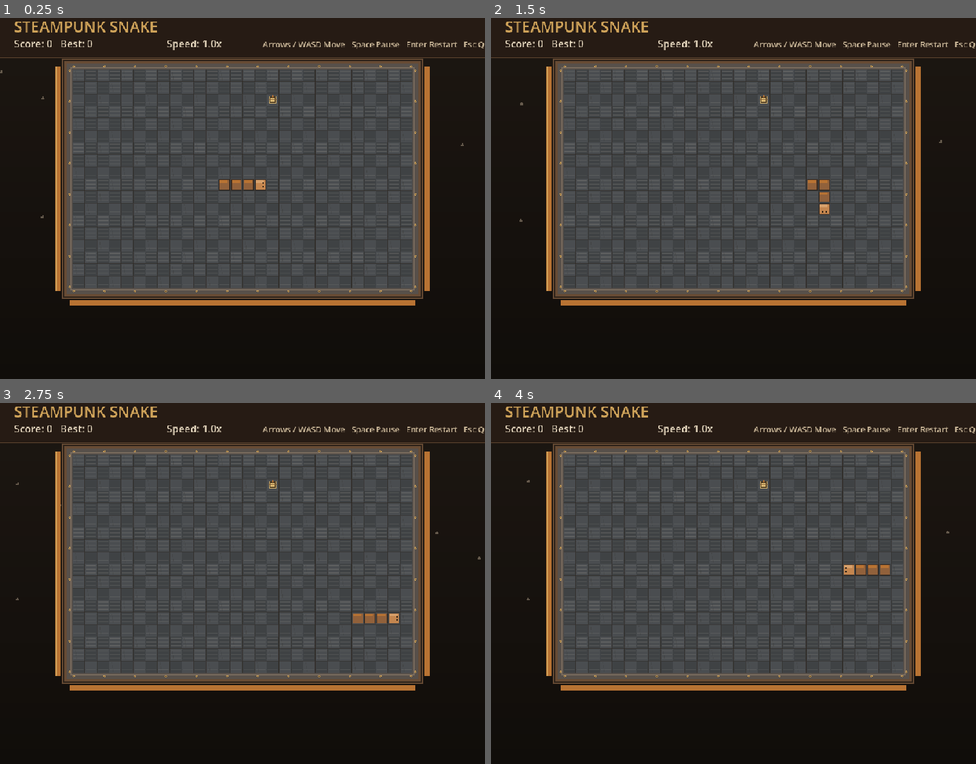
Above: before the commit, frames 1-4 (two rows, left to right).
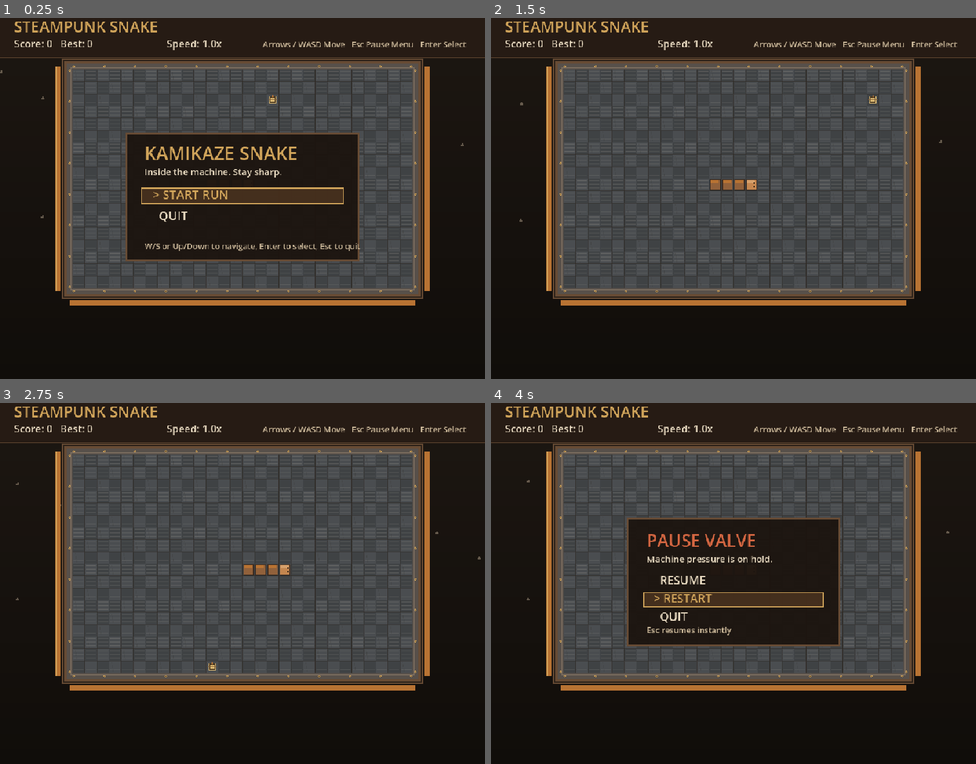
Above: after the commit, the same moments.

Repository: weitero/deja-brew
Game: Godot game, scene res://scenes/levels/snake_game.tscn
The game is run twice, just before and just after one commit, with the same random seed, the same clock (stepped at 60 frames per second) and the same inputs.
Inputs:
- Up to frame 1 (0.25 s): no input
- Up to frame 2 (1.5 s): tap Enter at 0.5, 0.6 s; hold Right (ui_right) 0.53-1.28 s; tap Space at 0.77, 1.07 s; tap Keypad Enter at 0.8, 1.35 s; hold Down (ui_down) from 1.28 s (still down)
- Up to frame 3 (2.75 s): tap Space at 1.52, 1.55, 1.82, 2.1 s; release Down (ui_down) at 2.03 s; hold Right (ui_right) from 2.03 s (still down); tap Enter at 2.3 s
- Up to frame 4 (4 s): release Right (ui_right) at 2.78 s; hold Up (ui_up) 2.78-3.53 s; tap Enter at 2.85 s; tap Space at 3.02, 3.32, 3.77, 3.8 s; tap Keypad Enter at 3.05, 3.6 s; hold Left (ui_left) from 3.53 s (still down)

The runs differ from the first frame. In frame 1, 17% of the frame differs, in the area x 25-100%, y 6-68%; in frame 2, 0.8%; in frame 3, 0.8%; in frame 4, 16%.

Commit message:
feat: implement game state management with menus and pause functionality

Diff:
--- a/scripts/systems/snake_game.gd
+++ b/scripts/systems/snake_game.gd
@@ -44,6 +44,19 @@
 var time_alive := 0.0
 var hud_font: Font
 
+enum GameState {
+	START_MENU,
+	PLAYING,
+	PAUSED,
+	GAME_OVER
+}
+
+var game_state: GameState = GameState.START_MENU
+var start_menu_index := 0
+var pause_menu_index := 0
+var start_menu_options := ["START RUN", "QUIT"]
+var pause_menu_options := ["RESUME", "RESTART", "QUIT"]
+
 func _ready() -> void:
 	rng.randomize()
 	hud_font = ThemeDB.fallback_font
@@ -57,6 +70,7 @@
 	set_process(true)
 	set_physics_process(true)
 	start_new_run()
+	game_state = GameState.START_MENU
 
 func start_new_run() -> void:
 	score = 0
@@ -78,6 +92,28 @@
 	spawn_food()
 	queue_redraw()
 
+func set_pause_state(paused: bool) -> void:
+	is_paused = paused
+	game_state = GameState.PAUSED if paused else GameState.PLAYING
+	queue_redraw()
+
+func activate_start_option() -> void:
+	if start_menu_index == 0:
+		start_new_run()
+		game_state = GameState.PLAYING
+	else:
+		get_tree().quit()
+
+func activate_pause_option() -> void:
+	match pause_menu_index:
+		0:
+			set_pause_state(false)
+		1:
+			start_new_run()
+			game_state = GameState.PLAYING
+		2:
+			get_tree().quit()
+
 func spawn_food() -> void:
 	var occupied := {}
 	for segment in snake:
@@ -90,18 +126,62 @@
 			return
 
 func _unhandled_input(event: InputEvent) -> void:
-	if event.is_action_pressed("ui_cancel"):
-		get_tree().quit()
-
 	if event is InputEventKey and event.pressed and not event.echo:
 		var key_event := event as InputEventKey
 
-		if key_event.keycode == KEY_SPACE and not game_over:
-			is_paused = not is_paused
-
-		if key_event.keycode == KEY_ENTER or key_event.keycode == KEY_KP_ENTER:
-			if game_over:
+		if game_state == GameState.START_MENU:
+			if key_event.keycode == KEY_UP or key_event.keycode == KEY_W:
+				start_menu_index = posmod(start_menu_index - 1, start_menu_options.size())
+				queue_redraw()
+				return
+			if key_event.keycode == KEY_DOWN or key_event.keycode == KEY_S:
+				start_menu_index = posmod(start_menu_index + 1, start_menu_options.size())
+				queue_redraw()
+				return
+			if key_event.keycode == KEY_ENTER or key_event.keycode == KEY_KP_ENTER:
+				activate_start_option()
+				return
+
+		if key_event.keycode == KEY_ESCAPE:
+			if game_state == GameState.PLAYING:
+				pause_menu_index = 0
+				set_pause_state(true)
+				return
+			elif game_state == GameState.PAUSED:
+				set_pause_state(false)
+				return
+			elif game_state == GameState.START_MENU:
+				get_tree().quit()
+				return
+
+		if game_state == GameState.PAUSED:
+			if key_event.keycode == KEY_UP or key_event.keycode == KEY_W:
+				pause_menu_index = posmod(pause_menu_index - 1, pause_menu_options.size())
+				queue_redraw()
+				return
+			if key_event.keycode == KEY_DOWN or key_event.keycode == KEY_S:
+				pause_menu_index = posmod(pause_menu_index + 1, pause_menu_options.size())
+				queue_redraw()
+				return
+			if key_event.keycode == KEY_ENTER or key_event.keycode == KEY_KP_ENTER:
+				activate_pause_option()
+				return
+
+		if game_state == GameState.GAME_OVER:
+			if key_event.keycode == KEY_ENTER or key_event.keycode == KEY_KP_ENTER:
 				start_new_run()
+				game_state = GameState.PLAYING
+				return
+			if key_event.keycode == KEY_ESCAPE:
+				game_state = GameState.START_MENU
+				return
+
+		if key_event.keycode == KEY_SPACE and game_state == GameState.PLAYING:
+			set_pause_state(true)
+			return
+
+		if game_state != GameState.PLAYING:
+			return
 
 		if key_event.keycode == KEY_W:
 			try_set_direction(Vector2i.UP)
@@ -112,6 +192,9 @@
 		elif key_event.keycode == KEY_D:
 			try_set_direction(Vector2i.RIGHT)
 
+	if game_state != GameState.PLAYING:
+		return
+
 	if event.is_action_pressed("ui_up"):
 		try_set_direction(Vector2i.UP)
 	elif event.is_action_pressed("ui_down"):
@@ -129,7 +212,7 @@
 	next_direction = candidate
 
 func _physics_process(delta: float) -> void:
-	if game_over or is_paused:
+	if game_state != GameState.PLAYING:
 		return
 
 	time_alive += delta
@@ -166,6 +249,7 @@
 
 func trigger_game_over() -> void:
 	game_over = true
+	game_state = GameState.GAME_OVER
 	best_score = max(best_score, score)
 	queue_redraw()
 
@@ -323,14 +407,61 @@
 	var speed_text := "Speed: %.1fx" % (0.13 / move_interval)
 	draw_string(hud_font, Vector2(330, 64), speed_text, HORIZONTAL_ALIGNMENT_LEFT, -1, 20, COLOR_TEXT)
 
-	var controls := "Arrows / WASD Move   Space Pause   Enter Restart   Esc Quit"
+	var controls := "Arrows / WASD Move   Esc Pause Menu   Enter Select"
 	draw_string(hud_font, Vector2(520, 64), controls, HORIZONTAL_ALIGNMENT_LEFT, -1, 16, Color("ccb99a"))
 
-	if is_paused and not game_over:
-		draw_centered_panel("PAUSED", "Press Space to continue")
-
-	if game_over:
+	if game_state == GameState.START_MENU:
+		draw_start_menu()
+
+	if game_state == GameState.PAUSED:
+		draw_pause_menu()
+
+	if game_state == GameState.GAME_OVER:
 		draw_centered_panel("PRESSURE LOST", "Press Enter to restart")
+
+func draw_start_menu() -> void:
+	var viewport_size := get_viewport_rect().size
+	var panel_size := Vector2(460, 250)
+	var panel_pos := (viewport_size - panel_size) * 0.5
+
+	draw_rect(Rect2(panel_pos, panel_size), Color(0.11, 0.08, 0.06, 0.96), true)
+	draw_rect(Rect2(panel_pos, panel_size), COLOR_PANEL_EDGE, false, 3.0)
+	draw_string(hud_font, panel_pos + Vector2(36, 52), "KAMIKAZE SNAKE", HORIZONTAL_ALIGNMENT_LEFT, -1, 36, COLOR_BRASS)
+	draw_string(hud_font, panel_pos + Vector2(36, 82), "Inside the machine. Stay sharp.", HORIZONTAL_ALIGNMENT_LEFT, -1, 18, COLOR_TEXT)
+
+	for i: int in range(start_menu_options.size()):
+		var y := panel_pos.y + 132.0 + float(i) * 42.0
+		var selected := i == start_menu_index
+		if selected:
+			draw_rect(Rect2(panel_pos.x + 30.0, y - 24.0, panel_size.x - 60.0, 30.0), Color(0.45, 0.30, 0.17, 0.45), true)
+			draw_rect(Rect2(panel_pos.x + 30.0, y - 24.0, panel_size.x - 60.0, 30.0), COLOR_BRASS, false, 2.0)
+			draw_string(hud_font, Vector2(panel_pos.x + 52.0, y - 3.0), "> " + start_menu_options[i], HORIZONTAL_ALIGNMENT_LEFT, -1, 24, COLOR_BRASS)
+		else:
+			draw_string(hud_font, Vector2(panel_pos.x + 52.0, y - 3.0), "  " + start_menu_options[i], HORIZONTAL_ALIGNMENT_LEFT, -1, 24, COLOR_TEXT)
+
+	draw_string(hud_font, panel_pos + Vector2(36, 228), "W/S or Up/Down to navigate, Enter to select, Esc to quit", HORIZONTAL_ALIGNMENT_LEFT, -1, 16, Color("ccb99a"))
+
+func draw_pause_menu() -> void:
+	var viewport_size := get_viewport_rect().size
+	var panel_size := Vector2(420, 250)
+	var panel_pos := (viewport_size - panel_size) * 0.5
+
+	draw_rect(Rect2(panel_pos, panel_size), Color(0.11, 0.08, 0.06, 0.96), true)
+	draw_rect(Rect2(panel_pos, panel_size), COLOR_PANEL_EDGE, false, 3.0)
+	draw_string(hud_font, panel_pos + Vector2(38, 56), "PAUSE VALVE", HORIZONTAL_ALIGNMENT_LEFT, -1, 34, COLOR_DANGER)
+	draw_string(hud_font, panel_pos + Vector2(38, 86), "Machine pressure is on hold.", HORIZONTAL_ALIGNMENT_LEFT, -1, 18, COLOR_TEXT)
+
+	for i: int in range(pause_menu_options.size()):
+		var y := panel_pos.y + 132.0 + float(i) * 36.0
+		var selected := i == pause_menu_index
+		if selected:
+			draw_rect(Rect2(panel_pos.x + 32.0, y - 22.0, panel_size.x - 64.0, 28.0), Color(0.45, 0.30, 0.17, 0.45), true)
+			draw_rect(Rect2(panel_pos.x + 32.0, y - 22.0, panel_size.x - 64.0, 28.0), COLOR_BRASS, false, 2.0)
+			draw_string(hud_font, Vector2(panel_pos.x + 52.0, y - 2.0), "> " + pause_menu_options[i], HORIZONTAL_ALIGNMENT_LEFT, -1, 23, COLOR_BRASS)
+		else:
+			draw_string(hud_font, Vector2(panel_pos.x + 52.0, y - 2.0), "  " + pause_menu_options[i], HORIZONTAL_ALIGNMENT_LEFT, -1, 23, COLOR_TEXT)
+
+	draw_string(hud_font, panel_pos + Vector2(38, 226), "Esc resumes instantly", HORIZONTAL_ALIGNMENT_LEFT, -1, 16, Color("ccb99a"))
 
 func draw_centered_panel(title: String, subtitle: String) -> void:
 	var viewport_size := get_viewport_rect().size
